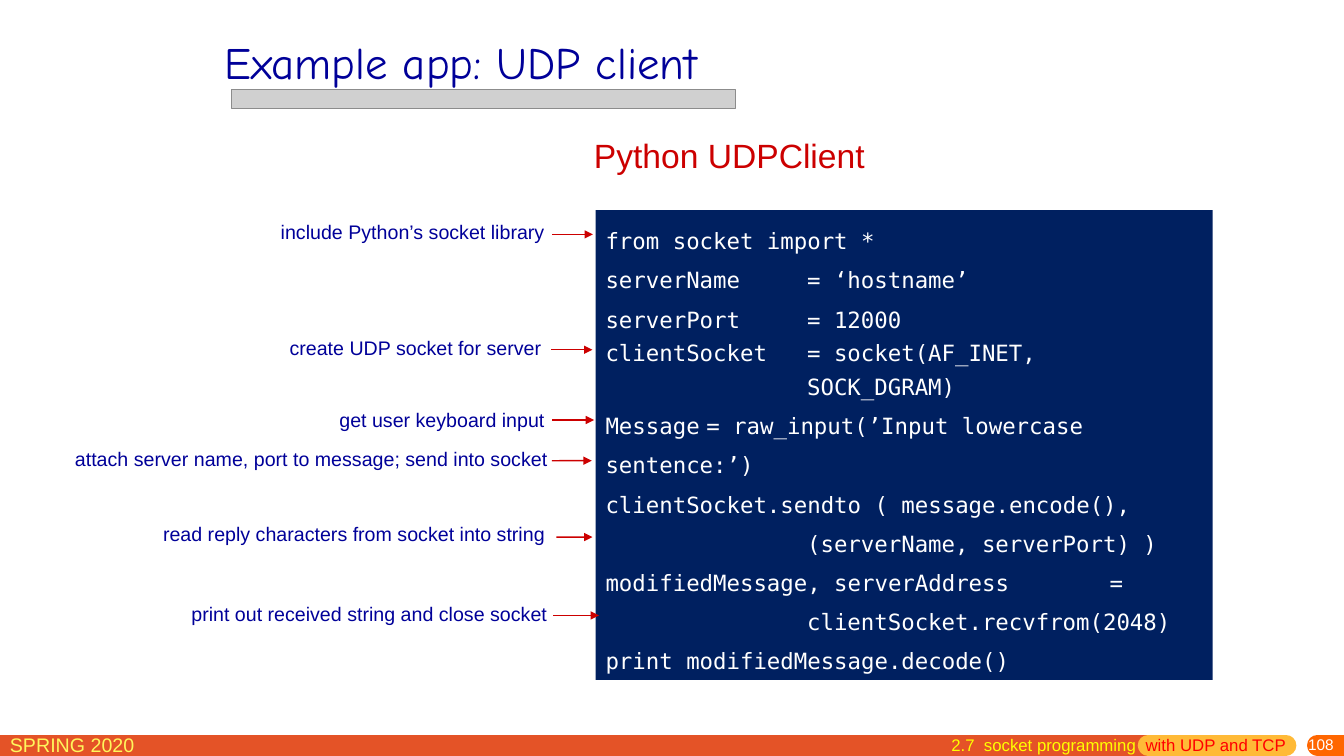
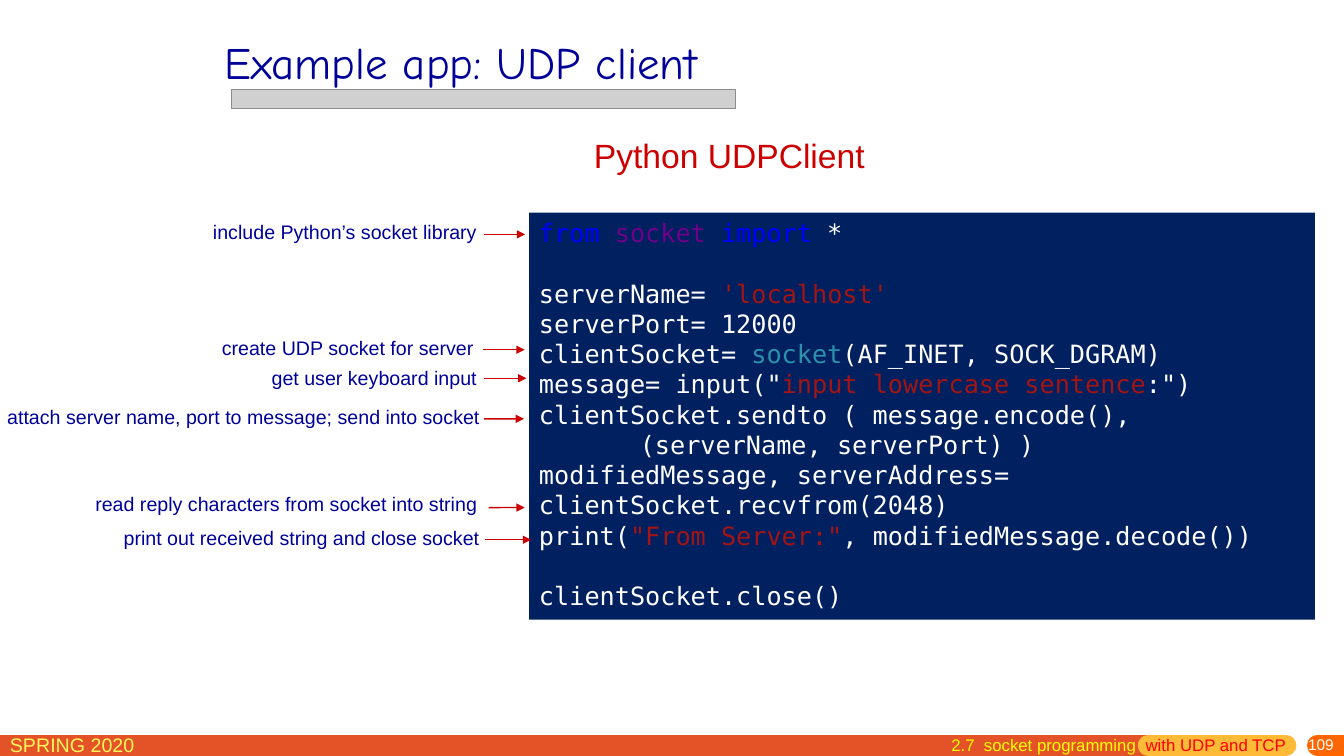
Before and after one commit to network-distributed/presentations, a slide deck: slide 109 of chapter2.pptx (slide 108 before the commit). Drawn at 1344x756 pixels with LibreOffice and Linux fonts; fonts in the diff are those of the drawing; grey boxes stand for pictures. Boxes give left, top, right and bottom in pixels: in the first picture for what was removed or moved away, otherwise in the second. Text is boxed around its words. In the diff, an @@ line names an element or a change of style, - is before the commit and + after.

```diff
--- a/chapter2.pptx
+++ b/chapter2.pptx
@@ 2 arrows, 1 text: place and size @@
-2 arrows, 1 text at [281,224,593,350]
+2 arrows, 1 text at [213,224,525,350]
@@ rectangle "from socket import *": place and size @@
-rectangle "from socket import *" at [596,210,1213,680]
+rectangle "from socket import *" at [529,213,1316,620]
@@ text in rectangle at [539,223,1131,609]: size 16 to 18 pt in "from socket import *", "clientSocket.sendto ( message.encode(),", "(serverName, serverPort) )", "clientSocket.close()"; text colour #FFFFFF to #0000FF in "from import"; text colour #FFFFFF to #6F008A in "socket"; line spacing 28pt to 1 @@
@@ text in rectangle at [539,283,1191,399]: text changed; size 16 to 18 pt @@
-serverName = ‘hostname’
-serverPort = 12000
-clientSocket = socket(AF_INET,
-SOCK_DGRAM)
-Message = raw_input(’Input lowercase sentence:’)
+serverName= 'localhost'
+serverPort= 12000
+clientSocket= socket(AF_INET, SOCK_DGRAM)
+message= input("input lowercase sentence:")
@@ text "create UDP socket for server": place and size @@
-text "create UDP socket for server" at [290,340,542,356]
+text "create UDP socket for server" at [222,340,474,356]
@@ 2 arrows, 1 text: place and size @@
-2 arrows, 1 text at [339,412,594,461]
+2 arrows, 1 text at [272,370,526,419]
@@ text "attach server name, port to ...": place and size @@
-text "attach server name, port to ..." at [75,451,547,470]
+text "attach server name, port to ..." at [7,409,480,428]
@@ text in rectangle at [539,465,1252,551]: text changed; size 16 to 18 pt @@
-modifiedMessage, serverAddress =
-clientSocket.recvfrom(2048)
-print modifiedMessage.decode()
+modifiedMessage, serverAddress= clientSocket.recvfrom(2048)
+print("From Server:", modifiedMessage.decode())
@@ text "read reply characters from socket ...": place and size @@
-text "read reply characters from socket ..." at [163,526,545,545]
+text "read reply characters from socket ..." at [95,496,477,515]
@@ arrow moved from (557, 537) - (593, 537) to (489, 508) - (525, 508) @@
@@ text "print out received string and ...": place and size @@
-text "print out received string and ..." at [191,606,547,625]
+text "print out received string and ..." at [124,530,479,549]
@@ arrow moved from (554, 616) - (599, 616) to (485, 539) - (531, 539) @@
@@ page number at [1308,737,1334,753]: text changed @@
-108
+109
```
Also in this commit, not shown: 18 other slides changed, 1 slide added, 1 other file.
